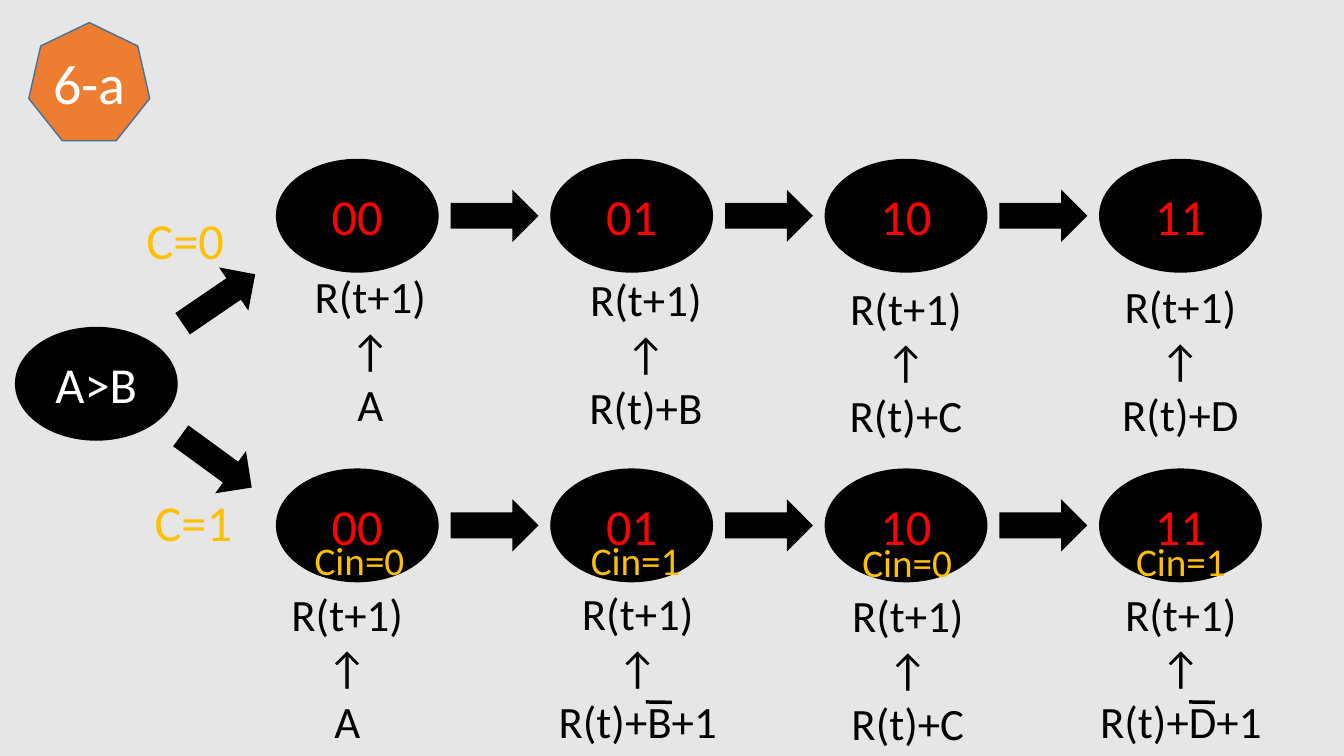
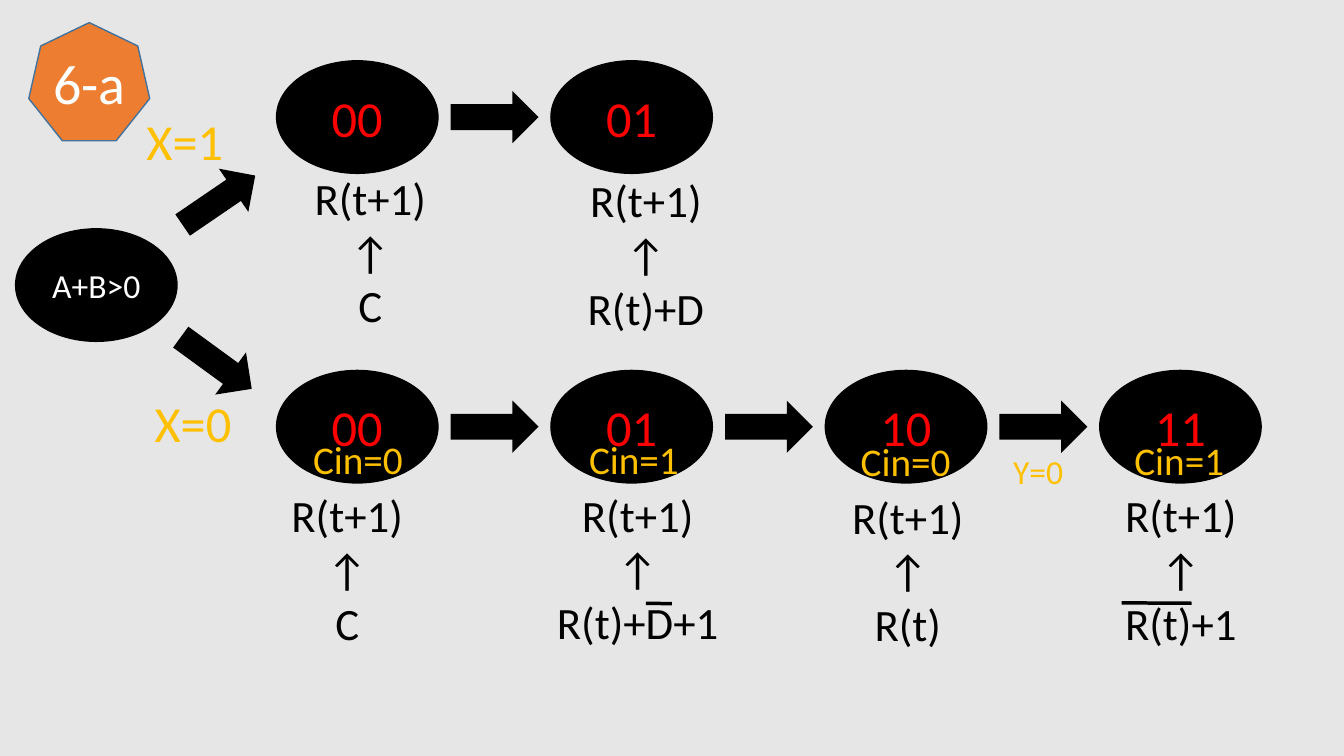
Before and after one commit to CGUSystemCourses/Comp_Org-2018, a slide deck: slide 9 of Lectures/midterm/midterm_solution.pptx. Drawn at 1344x756 pixels with LibreOffice and Linux fonts; fonts in the diff are those of the drawing. Boxes give left, top, right and bottom in pixels: in the first picture for what was removed or moved away, otherwise in the second. Text is boxed around its words. In the diff, an @@ line names an element or a change of style, - is before the commit and + after.

```diff
--- a/Lectures/midterm/midterm_solution.pptx
+++ b/Lectures/midterm/midterm_solution.pptx
@@ text at (146,127,223,172): text changed @@
-C=0
+X=1
@@ left arrow: place and size @@
-left arrow at (169,254,268,344)
+left arrow at (169,157,268,246)
@@ ellipse removed at (826,159,987,272) @@
-10
@@ ellipse removed at (1100,159,1261,272) @@
-11
@@ left arrow removed at (726,192,812,241) @@
@@ left arrow removed at (1000,192,1086,241) @@
@@ text in ellipse at (52,276,140,299): text changed; size 36 to 24 pt @@
-A>B
+A+B>0
@@ text at (358,293,382,323): text changed @@
-A
+C
@@ text at (588,292,704,331): text changed @@
-R(t)+B
+R(t)+D
@@ text removed at (850,292,963,438) @@
-R(t+1)
-↑
-R(t)+C
@@ text removed at (1122,290,1238,437) @@
-R(t+1)
-↑
-R(t)+D
@@ text at (155,409,232,443): text changed @@
-C=1
+X=0
@@ 10 texts, 7 ellipses, 5 left arrows, 1 line: place and size @@
-10 texts, 7 ellipses, 5 left arrows, 1 line at (15,159,1261,746)
+10 texts, 7 ellipses, 5 left arrows, 1 line at (15,60,1261,647)
@@ text added at (1013,462,1063,485), 24 pt, text #FFC000 @@
+Y=0
@@ text at (335,611,359,641): text changed @@
-A
+C
@@ text at (557,602,718,645): text changed @@
-R(t)+B+1
+R(t)+D+1
@@ text at (875,608,941,647): text changed @@
-R(t)+C
+R(t)
@@ line moved from (1190, 702) - (1215, 703) to (1122, 603) - (1192, 603) @@
@@ text at (1125,602,1236,646): text changed @@
-R(t)+D+1
+R(t)+1
```
Also in this commit, not shown: 5 other slides changed, 2 slides added, 2 slides removed, 6 other files.
